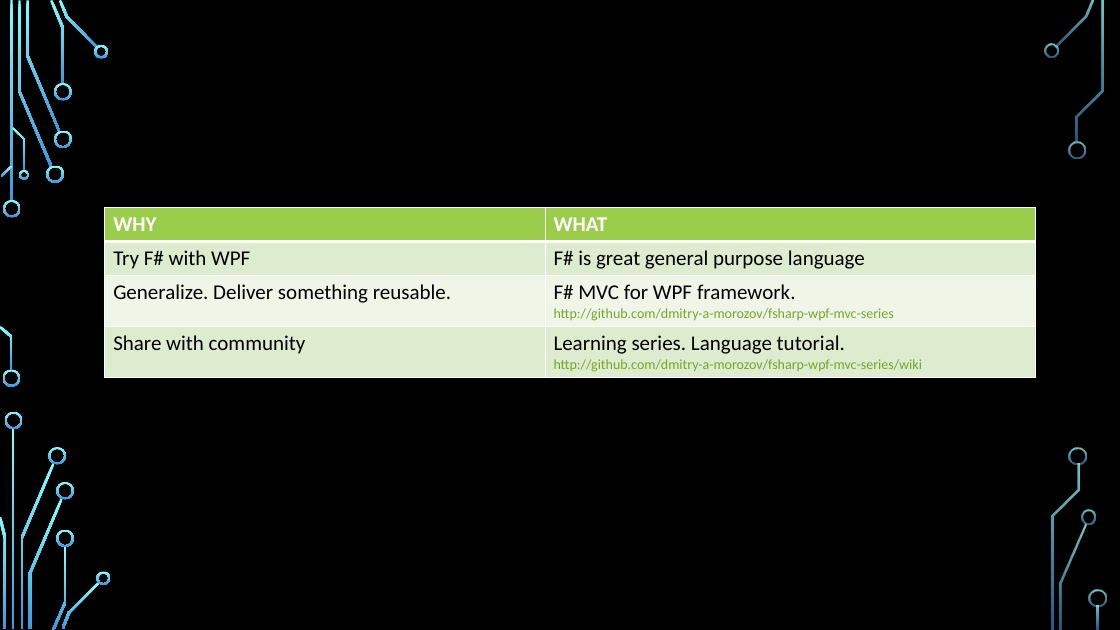
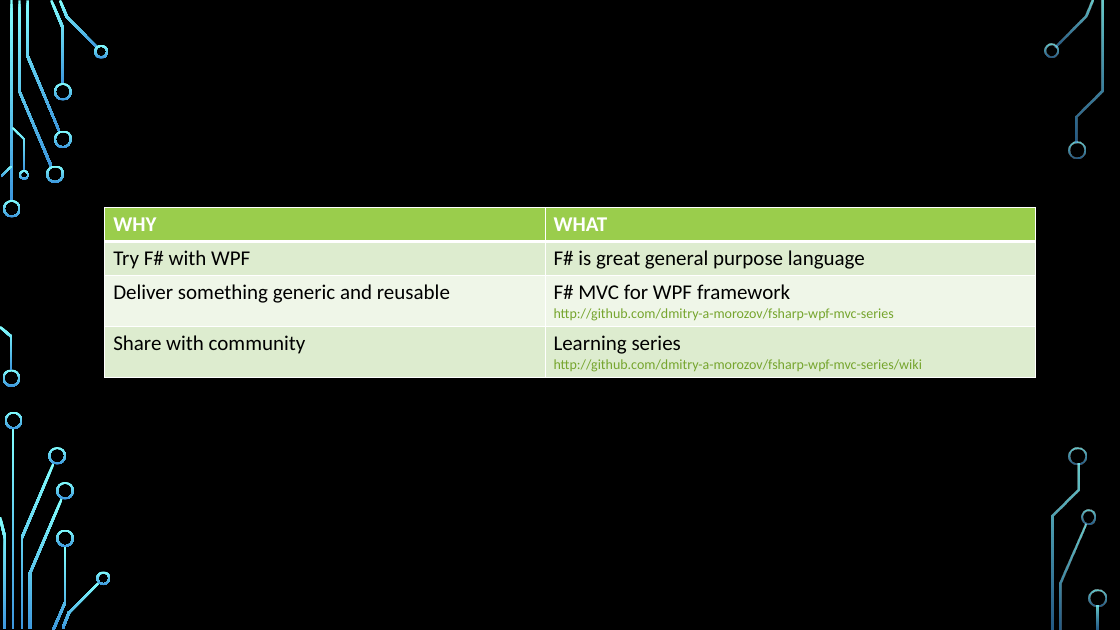
Before and after one commit to dmitry-a-morozov/fsharp-wpf-mvc-series, a slide deck: slide 2 of NYC Meetup.2013-04-23.pptx. Drawn at 1120x630 pixels with LibreOffice and Linux fonts; fonts in the diff are those of the drawing; background and template pictures are left out. Boxes give left, top, right and bottom in pixels: in the first picture for what was removed or moved away, otherwise in the second. Text is boxed around its words. In the diff, an @@ line names an element or a change of style, - is before the commit and + after.

```diff
--- a/NYC Meetup.2013-04-23.pptx
+++ b/NYC Meetup.2013-04-23.pptx
@@ table at (105, 208, 1036, 376) @@
-row 3, column 1: Generalize. Deliver something reusable.
+row 3, column 1: Deliver something generic and reusable
-row 3, column 2: F# MVC for WPF framework. / http://github.com/dmitry-a-morozov/fsharp-wpf-mvc-series
+row 3, column 2: F# MVC for WPF framework / http://github.com/dmitry-a-morozov/fsharp-wpf-mvc-series
-row 4, column 2: Learning series. Language tutorial. / http://github.com/dmitry-a-morozov/fsharp-wpf-mvc-series/wiki
+row 4, column 2: Learning series / http://github.com/dmitry-a-morozov/fsharp-wpf-mvc-series/wiki
```
Also in this commit, not shown: 6 other slides changed, 3 slides removed.
